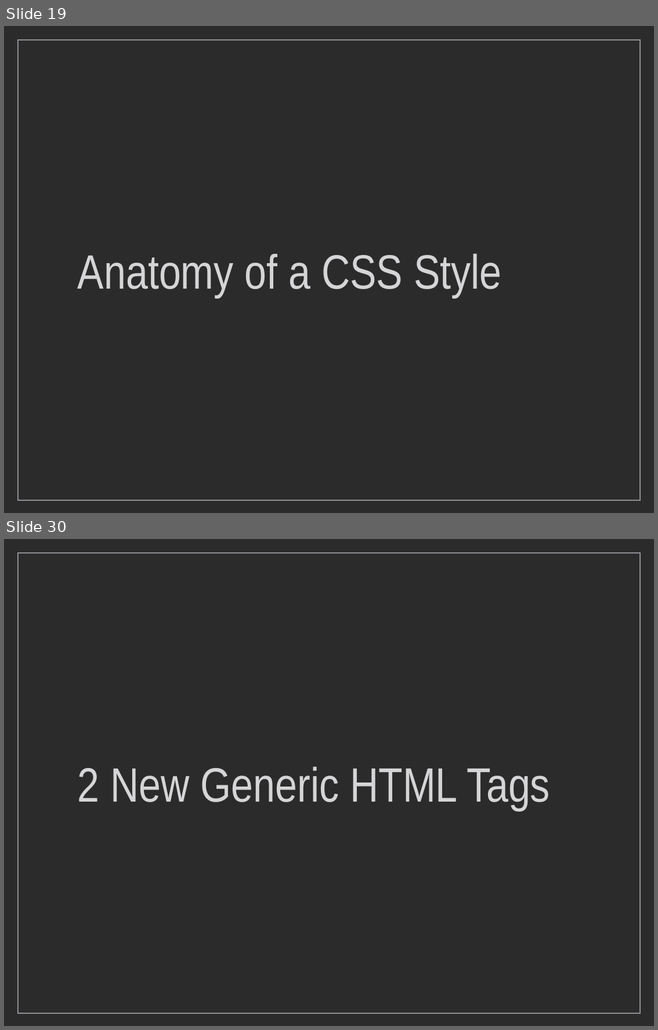
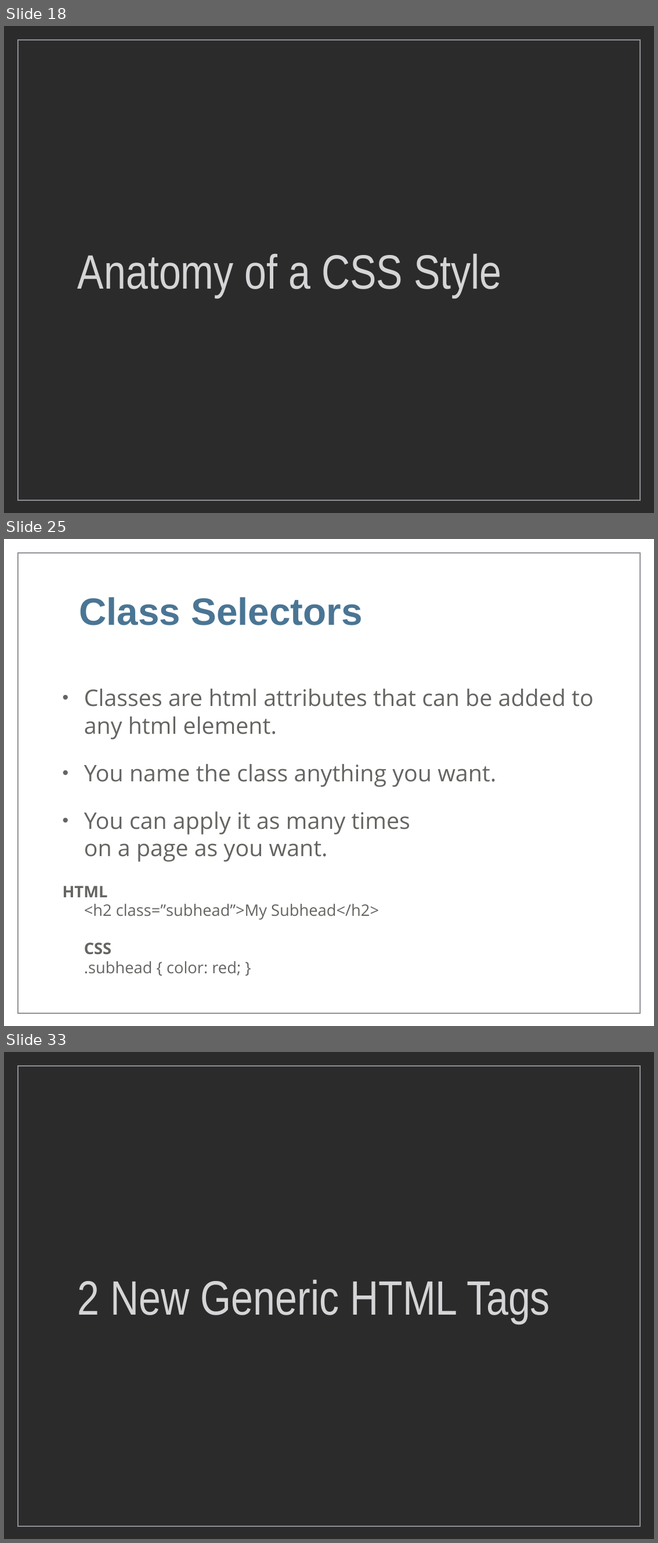
Before and after one commit to markdodgson/markdodgson-mohawk, a slide deck: images/keynotes/Week4_Keynote.ppt. Shown one above the other, each under a label of ours: slides 19 and 30 before the commit, slides 18, 25 and 33 after it; the slides between them are not shown. The pictures are 658x1030 and 658x1543 pixels, drawn with LibreOffice and Linux fonts; fonts in the diff are those of the drawing; background and template pictures are left out; a plain dark background stands for a picture behind light text. Boxes give left, top, right and bottom in pixels: in the first picture for what was removed or moved away, otherwise in the second. Text is boxed around its words. In the diff, an @@ line names an element or a change of style, - is before the commit and + after.

```diff
--- a/images/keynotes/Week4_Keynote.ppt
+++ b/images/keynotes/Week4_Keynote.ppt
@@ slide 25 added at [4, 539, 654, 1026], background picture (left out); not listed: 1 template element that a slide beside it also shows @@
@@ title added at [79, 597, 362, 625], 60 pt, text #4A7594, bold @@
+Class Selectors
@@ text added at [63, 689, 593, 976], 36 pt, text #646461 @@
+• Classes are html attributes that can be added to any html element.
+• You name the class anything you want.
+• You can apply it as many times
+  on a page as you want.
+HTML
+<h2 class=”subhead”>My Subhead</h2>
+CSS
+.subhead { color: red; }
@@ what was slide 19 is now slide 18 @@
@@ what was slide 30 is now slide 33 @@
```
Also in this commit, not shown: 20 slides changed, 6 other slides added, 3 slides removed, 42 other files.
